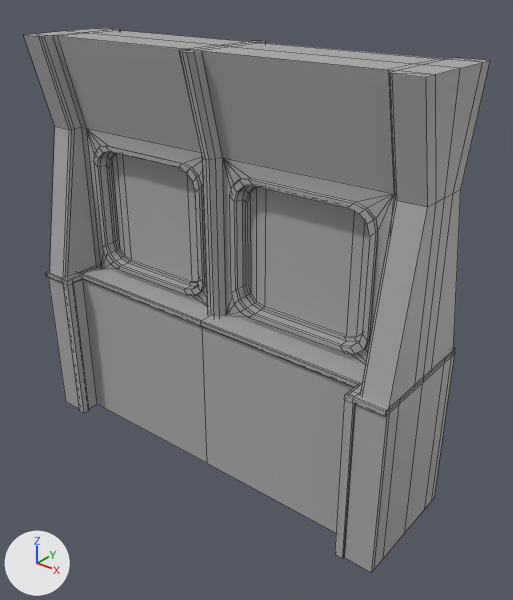
The FBX model Assets/_MAIN/Asset/SM_StaticMesh/SM_Environnement/SM_SetModulaire/SM_MurFenetreCotePasserelle.fbx as it was, and as the next commit left it.
Camera for both pictures: a 50 mm camera at (1.76, -2.01, 2.04) aimed at (0.12, 0.03, 0.77). The axes (+X, +Y, +Z) are drawn at lower left. The lights are the same throughout. Mesh edges are drawn as thin lines. Where no turn or scale is listed for an object, it has been applied to the vertices.

Objects in the first picture: 'SM_MurFenetreCotePasserelle'.
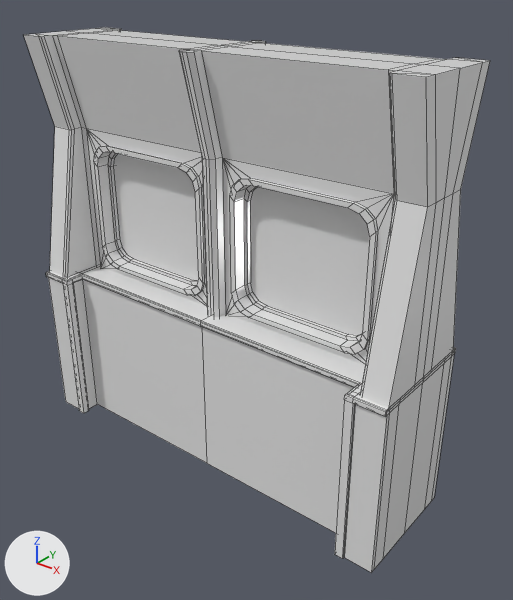
What differs and where, as boxes (x1, y1, x2, y2) in the pictures (513 x 600 px):
part 1 of me_mesh, cut back: (98, 152, 369, 347) in both
part 2 of me_mesh, recoloured: (24, 27, 490, 573) in both

The change, as a diff of the scene's bpy script:
```diff
--- a/Assets/_MAIN/Asset/SM_StaticMesh/SM_Environnement/SM_SetModulaire/SM_MurFenetreCotePasserelle.fbx.py
+++ b/Assets/_MAIN/Asset/SM_StaticMesh/SM_Environnement/SM_SetModulaire/SM_MurFenetreCotePasserelle.fbx.py
@@ mat_m_murfenetrecotepasserelle @@
+mat_m_murfenetrecotepasserelle = principled_material('M_MurFenetreCotePasserelle')
+mat_m_murfenetrecotepasserelle.base_color = (0.8, 0.8, 0.8)  # white #e7e7e7
+mat_m_murfenetrecotepasserelle.roughness = 0.2
@@ mat_m_vitrefenetrecote @@
+mat_m_vitrefenetrecote = principled_material('M_VitreFenetreCote')
+mat_m_vitrefenetrecote.base_color = (0.8, 0.8, 0.8)  # white #e7e7e7
+mat_m_vitrefenetrecote.roughness = 0.2
@@ me_mesh @@
 # used by ob_sm_murfenetrecotepasserelle; location = (0.0, 0.0, 0.0)
-me_mesh.from_pydata(...)  # 794 vertices, 772 faces; spans x -0.89..0.89, y -0.26..0.26, z 0.0..1.75
+me_mesh.from_pydata(...)  # 702 vertices, 681 faces; spans x -0.89..0.89, y -0.26..0.26, z 0.0..1.75
+# me_mesh part 1
+# 128 vertices are removed from x -0.66..0.66, y -0.03..0.03, z 0.78..1.27
+# 160 faces are deleted
+# 32 vertices in x -0.68..0.68, y 0.06, z 0.77..1.29 move by (0.0, -0.04, 0.0)
+# 32 vertices in x -0.68..0.68, y -0.06, z 0.77..1.29 move by (0.0, 0.04, 0.0)
+# 5 vertices in x -0.68..0.14, y 0.03, z 0.78..0.85 move by (0.02, -0.01, 0.01)
+# 5 vertices in x -0.14..0.68, y 0.03, z 0.78..0.85 move by (-0.02, -0.01, 0.01)
+# 5 vertices in x -0.68..0.14, y -0.03, z 0.78..0.85 move by (0.02, 0.01, 0.01)
+# 5 vertices in x -0.14..0.68, y -0.03, z 0.78..0.85 move by (-0.02, 0.01, 0.01)
+# 46 vertices move from x -0.68..0.77, y -0.03..0.26, z 0.0..1.29 to x -0.66..0.77, y -0.02..0.26, z 0.0..1.27
+# 36 vertices are added at x -0.7..0.7, y 0.0, z 0.74..1.29
+# 68 new faces join them, mat_m_murfenetrecotepasserelle (white #e7e7e7)
+# 1 new face joins them, mat_m_vitrefenetrecote (white #e7e7e7)
+# me_mesh part 2: 612 faces spanning x -0.89..0.89, y -0.26..0.26, z 0.0..1.75 switch from mat_standardsurface1 (grey #aaaaaa) to mat_m_murfenetrecotepasserelle (white #e7e7e7)
+me_mesh.materials.append(mat_m_vitrefenetrecote)  # white #e7e7e7
```
